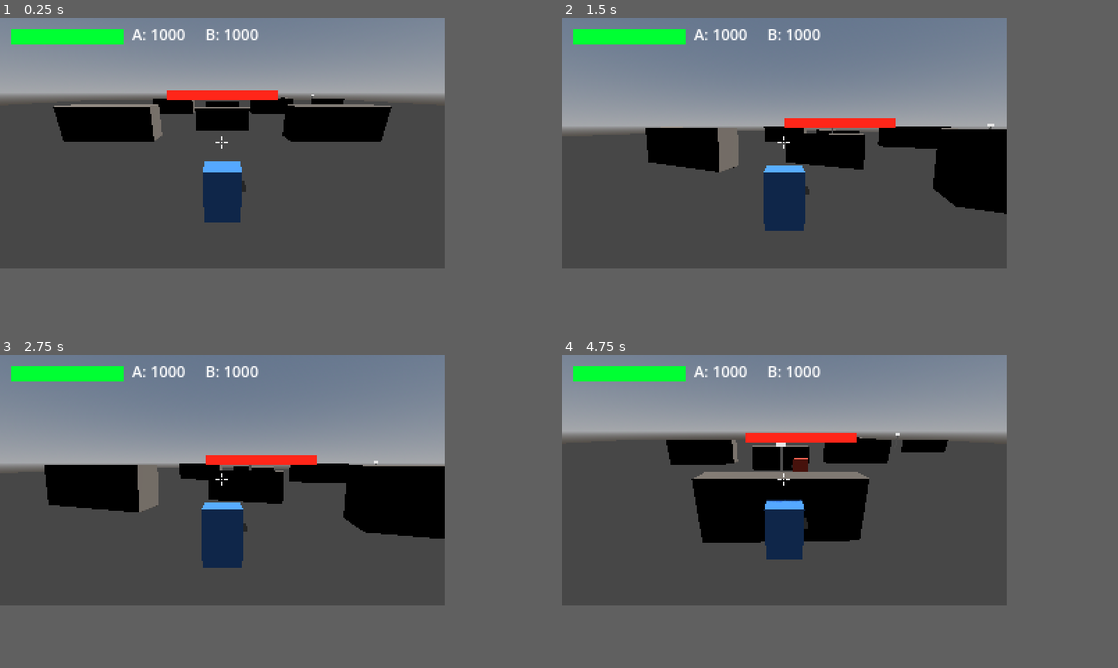
Above: before the commit, frames 1-4 (two rows, left to right).
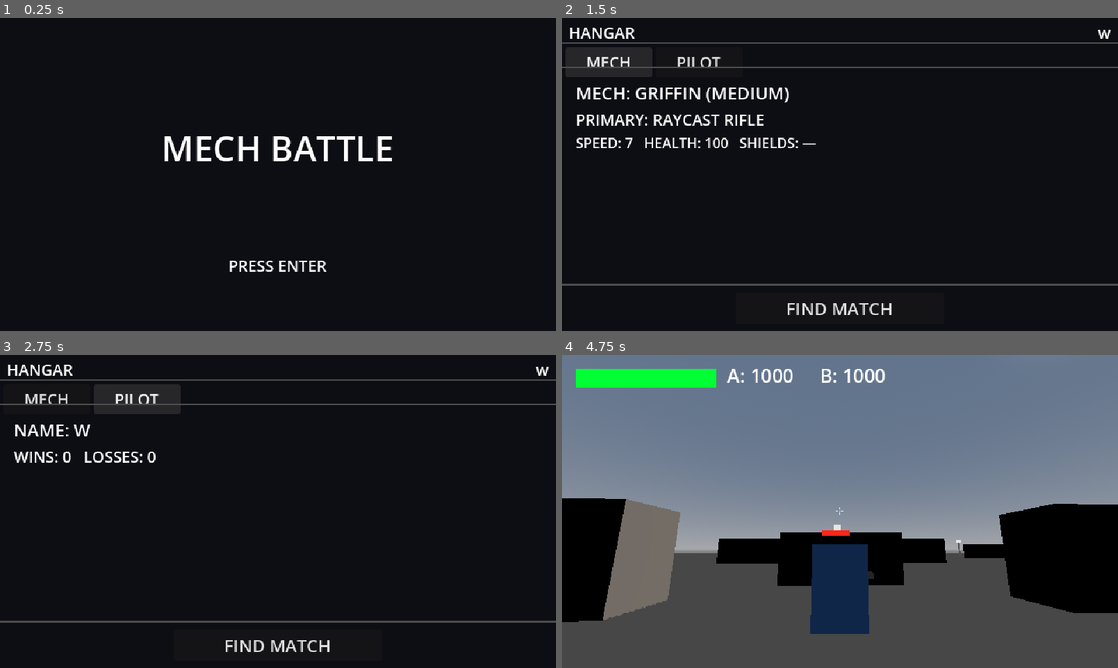
Above: after the commit, the same moments.

Repository: jonathandaley/Hardpoint
Game: Godot game, scene res://scenes/ui/TitleScreen.tscn
The game is run twice, just before and just after one commit, with the same random seed, the same clock (stepped at 60 frames per second) and the same inputs. Before the commit the project starts from res://scenes/arena/Arena.tscn.
Inputs (mouse positions are in pixels of both pictures, inside the frame that each line leads up to):
- Up to frame 1 (0.25 s): no input
- Up to frame 2 (1.5 s): tap Enter (ui_accept) at 0.5 s; move the mouse to (806, 143) at 0.52 s; hold W (move_forward) 0.53-1.25 s; hold Enter (ui_accept) 0.53-1.25 s; click (600, 52) at 1.25 s, where only the run after the commit has a clickable "MECH"
- Up to frame 3 (2.75 s): click (111, 389) at 2 s, where only the run after the commit has a clickable "PILOT"
- Up to frame 4 (4.75 s): click (784, 586) at 2.75 s, where only the run after the commit has a clickable "FIND MATCH"; tap Enter (ui_accept) at 3.5, 3.77, 3.8, 4.07, 4.55 s; move the mouse to (762, 480) at 3.52 s; hold W (move_forward) from 3.53 s (still down); click (762, 480) at 3.6 s; move the mouse to (795, 477) at 4.27 s; hold Right mouse button (fire_secondary) from 4.28 s (still down)
In our replay, the window is 640x360 before the commit and 800x450 after it. These sizes can differ from the game's own. Grey fills any space a smaller window leaves; there, only what the larger window draws over its background counts as a difference.

The runs differ from the first frame. In frame 1, 59% of the frame differs, in the area x 0-80%, y 0-82%; in frame 2, 58%; in frame 3, 57%; in frame 4, 69%, in the area x 0-100%, y 0-90%.

Commit message:
Add title screen, sign-in, hangar UI; bump to 640x360
- Boot flow: TitleScreen -> SignIn (call sign) -> Hangar -> Arena
- Hangar has MECH / PILOT tabs with stub content and FIND MATCH button
- Match-over returns to Hangar instead of reloading the arena
- Viewport raised from 320x180 to 640x360 (sharper UI, same window size)
- HUD scaled to match: doubled offsets, font sizes, bot health bar dims
- Sign-in noted as a stub; real account auth required before multiplayer
- next_steps_2026-04-15.md added to repo

Co-Authored-By: Claude Sonnet 4.6 <noreply@anthropic.com>

Diff:
--- a/project.godot
+++ b/project.godot
@@ -7,7 +7,7 @@
 
 config/name="MechBattle"
 config/description="Mech arena FPS — War Robots-inspired."
-run/main_scene="res://scenes/arena/Arena.tscn"
+run/main_scene="res://scenes/ui/TitleScreen.tscn"
 config/features=PackedStringArray("4.6", "GL Compatibility")
 config/icon="res://icon.svg"
 
@@ -17,8 +17,8 @@
 
 [display]
 
-window/size/viewport_width=320
-window/size/viewport_height=180
+window/size/viewport_width=640
+window/size/viewport_height=360
 window/size/window_width_override=1280
 window/size/window_height_override=720
 window/stretch/mode="viewport"
--- a/scenes/arena/Arena.gd
+++ b/scenes/arena/Arena.gd
@@ -11,6 +11,7 @@
 var _match_over: bool = false
 
 func _ready() -> void:
+	Input.mouse_mode = Input.MOUSE_MODE_CAPTURED
 	_create_walls()
 	_create_cover()
 	_wire_beacons()
@@ -141,7 +142,7 @@
 
 func _input(event: InputEvent) -> void:
 	if _match_over and event.is_action_pressed("ui_accept"):
-		get_tree().reload_current_scene()
+		get_tree().change_scene_to_file("res://scenes/ui/Hangar.tscn")
 		return
 	if event.is_action_pressed("ui_cancel"):
 		if Input.mouse_mode == Input.MOUSE_MODE_CAPTURED:
--- a/scenes/ui/HUD.tscn
+++ b/scenes/ui/HUD.tscn
@@ -7,18 +7,18 @@
 script = ExtResource("1")
 
 [node name="HealthBarBG" type="ColorRect" parent="."]
-offset_left = 8.0
-offset_top = 8.0
-offset_right = 89.0
-offset_bottom = 19.0
+offset_left = 16.0
+offset_top = 16.0
+offset_right = 178.0
+offset_bottom = 38.0
 color = Color(0.08, 0.08, 0.08, 0.85)
 mouse_filter = 2
 
 [node name="HealthBarFG" type="ColorRect" parent="."]
-offset_left = 8.0
-offset_top = 8.0
-offset_right = 89.0
-offset_bottom = 19.0
+offset_left = 16.0
+offset_top = 16.0
+offset_right = 178.0
+offset_bottom = 38.0
 color = Color(0.0, 1.0, 0.2, 1)
 mouse_filter = 2
 
@@ -28,11 +28,11 @@
 visible = false
 
 [node name="ScoreLabel" type="Label" parent="."]
-offset_left = 95.0
-offset_top = 4.0
-offset_right = 225.0
-offset_bottom = 18.0
-theme_override_font_sizes/font_size = 11
+offset_left = 190.0
+offset_top = 8.0
+offset_right = 450.0
+offset_bottom = 36.0
+theme_override_font_sizes/font_size = 22
 text = "A: 1000     B: 1000"
 
 [node name="Crosshair" type="Control" parent="."]
@@ -48,21 +48,21 @@
 mouse_filter = 2
 
 [node name="ResultLabel" type="Label" parent="."]
-offset_left = 100.0
-offset_top = 76.0
-offset_right = 220.0
-offset_bottom = 104.0
-theme_override_font_sizes/font_size = 14
+offset_left = 200.0
+offset_top = 152.0
+offset_right = 440.0
+offset_bottom = 208.0
+theme_override_font_sizes/font_size = 28
 horizontal_alignment = 1
 visible = false
 text = "YOU WIN"
 
 [node name="RestartLabel" type="Label" parent="."]
-offset_left = 70.0
-offset_top = 108.0
-offset_right = 250.0
-offset_bottom = 120.0
-theme_override_font_sizes/font_size = 9
+offset_left = 140.0
+offset_top = 216.0
+offset_right = 500.0
+offset_bottom = 240.0
+theme_override_font_sizes/font_size = 18
 horizontal_alignment = 1
 visible = false
-text = "Press Enter to play again"
+text = "Press Enter to return to hangar"
--- /dev/null
+++ b/scenes/ui/Hangar.tscn
@@ -0,0 +1,154 @@
+[gd_scene load_steps=2 format=3]
+
+[ext_resource type="Script" path="res://scripts/Hangar.gd" id="1"]
+
+[node name="Hangar" type="Control"]
+anchor_right = 1.0
+anchor_bottom = 1.0
+script = ExtResource("1")
+
+[node name="Background" type="ColorRect" parent="."]
+anchor_right = 1.0
+anchor_bottom = 1.0
+color = Color(0.05, 0.05, 0.08, 1)
+mouse_filter = 2
+
+[node name="TopBar" type="Control" parent="."]
+offset_left = 0.0
+offset_top = 0.0
+offset_right = 640.0
+offset_bottom = 28.0
+
+[node name="HangarLabel" type="Label" parent="TopBar"]
+offset_left = 8.0
+offset_top = 4.0
+offset_right = 160.0
+offset_bottom = 26.0
+theme_override_font_sizes/font_size = 18
+text = "HANGAR"
+
+[node name="PilotLabel" type="Label" parent="TopBar"]
+offset_left = 320.0
+offset_top = 4.0
+offset_right = 632.0
+offset_bottom = 26.0
+theme_override_font_sizes/font_size = 18
+horizontal_alignment = 2
+text = "PILOT"
+
+[node name="TopDivider" type="ColorRect" parent="."]
+offset_left = 0.0
+offset_top = 28.0
+offset_right = 640.0
+offset_bottom = 30.0
+color = Color(0.3, 0.3, 0.3, 1)
+mouse_filter = 2
+
+[node name="Tabs" type="Control" parent="."]
+offset_left = 0.0
+offset_top = 32.0
+offset_right = 640.0
+offset_bottom = 56.0
+
+[node name="MechTab" type="Button" parent="Tabs"]
+offset_left = 4.0
+offset_top = 2.0
+offset_right = 104.0
+offset_bottom = 24.0
+theme_override_font_sizes/font_size = 18
+text = "MECH"
+
+[node name="PilotTab" type="Button" parent="Tabs"]
+offset_left = 108.0
+offset_top = 2.0
+offset_right = 208.0
+offset_bottom = 24.0
+theme_override_font_sizes/font_size = 18
+text = "PILOT"
+
+[node name="TabDivider" type="ColorRect" parent="."]
+offset_left = 0.0
+offset_top = 56.0
+offset_right = 640.0
+offset_bottom = 58.0
+color = Color(0.3, 0.3, 0.3, 1)
+mouse_filter = 2
+
+[node name="Content" type="Control" parent="."]
+offset_left = 0.0
+offset_top = 60.0
+offset_right = 640.0
+offset_bottom = 304.0
+
+[node name="MechPanel" type="Control" parent="Content"]
+offset_left = 0.0
+offset_top = 0.0
+offset_right = 640.0
+offset_bottom = 244.0
+
+[node name="MechName" type="Label" parent="Content/MechPanel"]
+offset_left = 16.0
+offset_top = 12.0
+offset_right = 500.0
+offset_bottom = 36.0
+theme_override_font_sizes/font_size = 20
+text = "MECH: GRIFFIN (MEDIUM)"
+
+[node name="WeaponSlot" type="Label" parent="Content/MechPanel"]
+offset_left = 16.0
+offset_top = 44.0
+offset_right = 500.0
+offset_bottom = 64.0
+theme_override_font_sizes/font_size = 18
+text = "PRIMARY: RAYCAST RIFLE"
+
+[node name="MechStats" type="Label" parent="Content/MechPanel"]
+offset_left = 16.0
+offset_top = 72.0
+offset_right = 624.0
+offset_bottom = 100.0
+theme_override_font_sizes/font_size = 16
+text = "SPEED: 7   HEALTH: 100   SHIELDS: —"
+
+[node name="PilotPanel" type="Control" parent="Content"]
+offset_left = 0.0
+offset_top = 0.0
+offset_right = 640.0
+offset_bottom = 244.0
+visible = false
+
+[node name="PilotName" type="Label" parent="Content/PilotPanel"]
+offset_left = 16.0
+offset_top = 12.0
+offset_right = 500.0
+offset_bottom = 36.0
+theme_override_font_sizes/font_size = 20
+text = "NAME: PILOT"
+
+[node name="PilotRecord" type="Label" parent="Content/PilotPanel"]
+offset_left = 16.0
+offset_top = 44.0
+offset_right = 500.0
+offset_bottom = 64.0
+theme_override_font_sizes/font_size = 18
+text = "WINS: 0   LOSSES: 0"
+
+[node name="BottomDivider" type="ColorRect" parent="."]
+offset_left = 0.0
+offset_top = 306.0
+offset_right = 640.0
+offset_bottom = 308.0
+color = Color(0.3, 0.3, 0.3, 1)
+mouse_filter = 2
+
+[node name="MatchmakingButton" type="Button" parent="."]
+offset_left = 200.0
+offset_top = 316.0
+offset_right = 440.0
+offset_bottom = 348.0
+theme_override_font_sizes/font_size = 20
+text = "FIND MATCH"
+
+[connection signal="pressed" from="Tabs/MechTab" to="." method="_on_mech_tab_pressed"]
+[connection signal="pressed" from="Tabs/PilotTab" to="." method="_on_pilot_tab_pressed"]
+[connection signal="pressed" from="MatchmakingButton" to="." method="_on_matchmaking_pressed"]
--- /dev/null
+++ b/scenes/ui/SignIn.tscn
@@ -0,0 +1,42 @@
+[gd_scene load_steps=2 format=3]
+
+[ext_resource type="Script" path="res://scripts/SignIn.gd" id="1"]
+
+[node name="SignIn" type="Control"]
+anchor_right = 1.0
+anchor_bottom = 1.0
+script = ExtResource("1")
+
+[node name="Background" type="ColorRect" parent="."]
+anchor_right = 1.0
+anchor_bottom = 1.0
+color = Color(0.05, 0.05, 0.08, 1)
+mouse_filter = 2
+
+[node name="Prompt" type="Label" parent="."]
+offset_left = 120.0
+offset_top = 90.0
+offset_right = 520.0
+offset_bottom = 120.0
+theme_override_font_sizes/font_size = 22
+horizontal_alignment = 1
+text = "ENTER CALL SIGN"
+
+[node name="NameEdit" type="LineEdit" parent="."]
+offset_left = 200.0
+offset_top = 140.0
+offset_right = 440.0
+offset_bottom = 170.0
+theme_override_font_sizes/font_size = 20
+placeholder_text = "Pilot"
+max_length = 20
+
+[node name="ConfirmButton" type="Button" parent="."]
+offset_left = 240.0
+offset_top = 200.0
+offset_right = 400.0
+offset_bottom = 230.0
+theme_override_font_sizes/font_size = 18
+text = "CONFIRM"
+
+[connection signal="pressed" from="ConfirmButton" to="." method="_on_confirm_pressed"]
--- /dev/null
+++ b/scenes/ui/TitleScreen.tscn
@@ -0,0 +1,34 @@
+[gd_scene load_steps=2 format=3]
+
+[ext_resource type="Script" path="res://scripts/TitleScreen.gd" id="1"]
+
+[node name="TitleScreen" type="Control"]
+anchor_right = 1.0
+anchor_bottom = 1.0
+script = ExtResource("1")
+
+[node name="Background" type="ColorRect" parent="."]
+anchor_right = 1.0
+anchor_bottom = 1.0
+color = Color(0.05, 0.05, 0.08, 1)
+mouse_filter = 2
+
+[node name="Title" type="Label" parent="."]
+offset_left = 120.0
+offset_top = 120.0
+offset_right = 520.0
+offset_bottom = 180.0
+theme_override_font_sizes/font_size = 40
+horizontal_alignment = 1
+vertical_alignment = 1
+text = "MECH BATTLE"
+
+[node name="PressEnter" type="Label" parent="."]
+offset_left = 160.0
+offset_top = 270.0
+offset_right = 480.0
+offset_bottom = 300.0
+theme_override_font_sizes/font_size = 18
+horizontal_alignment = 1
+vertical_alignment = 1
+text = "PRESS ENTER"
--- a/scripts/HUD.gd
+++ b/scripts/HUD.gd
@@ -9,8 +9,8 @@
 @onready var restart_label: Label = $RestartLabel
 @onready var bot_health_bar: ColorRect = $BotHealthBar
 
-const BOT_BAR_FULL_WIDTH := 80.0
-const BOT_BAR_HEIGHT     := 7.0
+const BOT_BAR_FULL_WIDTH := 32.0
+const BOT_BAR_HEIGHT     := 6.0
 const BOT_BAR_HEAD_OFFSET := Vector3(0.0, 3.5, 0.0)
 
 var _damage_alpha: float = 0.0
@@ -46,7 +46,7 @@
 		damage_flash.modulate.a = _damage_alpha
 	if _player_mech != null:
 		var pct: float = _player_mech.health / _player_mech.max_health
-		health_bar_fg.offset_right = health_bar_fg.offset_left + 81.0 * pct
+		health_bar_fg.offset_right = health_bar_fg.offset_left + 162.0 * pct
 
 	if _match != null:
 		var scores: Array = _match.get("scores")
--- /dev/null
+++ b/scripts/Hangar.gd
@@ -0,0 +1,30 @@
+extends Control
+
+@onready var mech_panel: Control = $Content/MechPanel
+@onready var pilot_panel: Control = $Content/PilotPanel
+@onready var pilot_label: Label = $TopBar/PilotLabel
+@onready var pilot_name_label: Label = $Content/PilotPanel/PilotName
+@onready var pilot_record_label: Label = $Content/PilotPanel/PilotRecord
+
+func _ready() -> void:
+	Input.mouse_mode = Input.MOUSE_MODE_VISIBLE
+	var pilot_name: String = Game.profile.get("pilot_name", "Pilot")
+	pilot_label.text = pilot_name
+	pilot_name_label.text = "NAME: " + pilot_name.to_upper()
+	var wins: int = Game.profile.get("wins", 0)
+	var losses: int = Game.profile.get("losses", 0)
+	pilot_record_label.text = "WINS: %d   LOSSES: %d" % [wins, losses]
+	_show_tab(0)
+
+func _show_tab(idx: int) -> void:
+	mech_panel.visible = idx == 0
+	pilot_panel.visible = idx == 1
+
+func _on_mech_tab_pressed() -> void:
+	_show_tab(0)
+
+func _on_pilot_tab_pressed() -> void:
+	_show_tab(1)
+
+func _on_matchmaking_pressed() -> void:
+	get_tree().change_scene_to_file("res://scenes/arena/Arena.tscn")
--- /dev/null
+++ b/scripts/SignIn.gd
@@ -0,0 +1,24 @@
+extends Control
+
+@onready var name_edit: LineEdit = $NameEdit
+
+func _ready() -> void:
+	Input.mouse_mode = Input.MOUSE_MODE_VISIBLE
+	var existing: String = Game.profile.get("pilot_name", "")
+	if existing != "Pilot":
+		name_edit.text = existing
+	name_edit.grab_focus()
+	name_edit.text_submitted.connect(_on_submitted)
+
+func _on_confirm_pressed() -> void:
+	_confirm()
+
+func _on_submitted(_text: String) -> void:
+	_confirm()
+
+func _confirm() -> void:
+	var n: String = name_edit.text.strip_edges()
+	if n.is_empty():
+		n = "Pilot"
+	Game.profile["pilot_name"] = n
+	get_tree().change_scene_to_file("res://scenes/ui/Hangar.tscn")
--- /dev/null
+++ b/scripts/TitleScreen.gd
@@ -0,0 +1,14 @@
+extends Control
+
+var _blink_time: float = 0.0
+
+func _ready() -> void:
+	Input.mouse_mode = Input.MOUSE_MODE_VISIBLE
+
+func _process(delta: float) -> void:
+	_blink_time += delta
+	$PressEnter.visible = fmod(_blink_time, 1.0) < 0.7
+
+func _input(event: InputEvent) -> void:
+	if event is InputEventKey and event.pressed and not event.echo and event.keycode == KEY_ENTER:
+		get_tree().change_scene_to_file("res://scenes/ui/SignIn.tscn")
--- /dev/null
+++ b/shaders/health_bar.gdshader
@@ -0,0 +1,16 @@
+shader_type spatial;
+render_mode unshaded, cull_disabled, depth_test_disabled;
+
+uniform float fill : hint_range(0.0, 1.0) = 1.0;
+uniform vec3 bar_color : source_color = vec3(1.0, 0.1, 0.05);
+uniform vec3 bg_color  : source_color = vec3(0.1, 0.1, 0.1);
+
+void vertex() {
+	// Billboard: get mesh center in view space, then add vertex offset screen-aligned
+	vec4 view_center = VIEW_MATRIX * MODEL_MATRIX * vec4(0.0, 0.0, 0.0, 1.0);
+	POSITION = PROJECTION_MATRIX * (view_center + vec4(VERTEX.xy, 0.0, 0.0));
+}
+
+void fragment() {
+	ALBEDO = UV.x < fill ? bar_color : bg_color;
+}
Not shown, added: autoloads/Game.gd.uid
Not shown, added: icon.svg.import
Not shown, added: scenes/arena/Arena.gd.uid
Not shown, added: scripts/AIInputSource.gd.uid
Not shown, added: scripts/Beacon.gd.uid
Not shown, added: scripts/BeaconMatch.gd.uid
Not shown, added: scripts/Crosshair.gd.uid
Not shown, added: scripts/HUD.gd.uid
Not shown, added: scripts/InputSource.gd.uid
Not shown, added: scripts/Match.gd.uid
Not shown, added: scripts/Mech.gd.uid
Not shown, added: scripts/Pilot.gd.uid
(and 5 more such lines)
